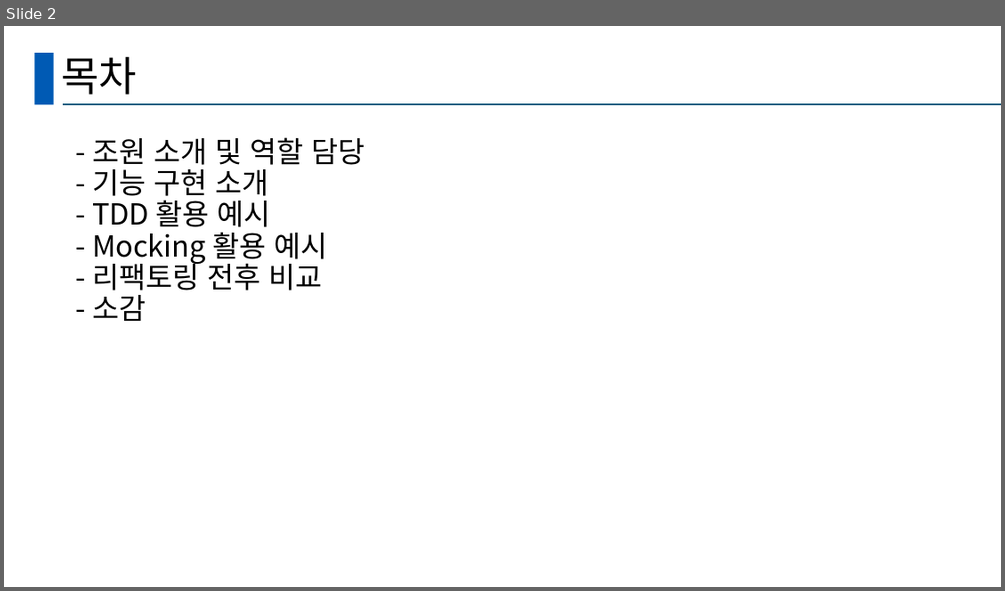
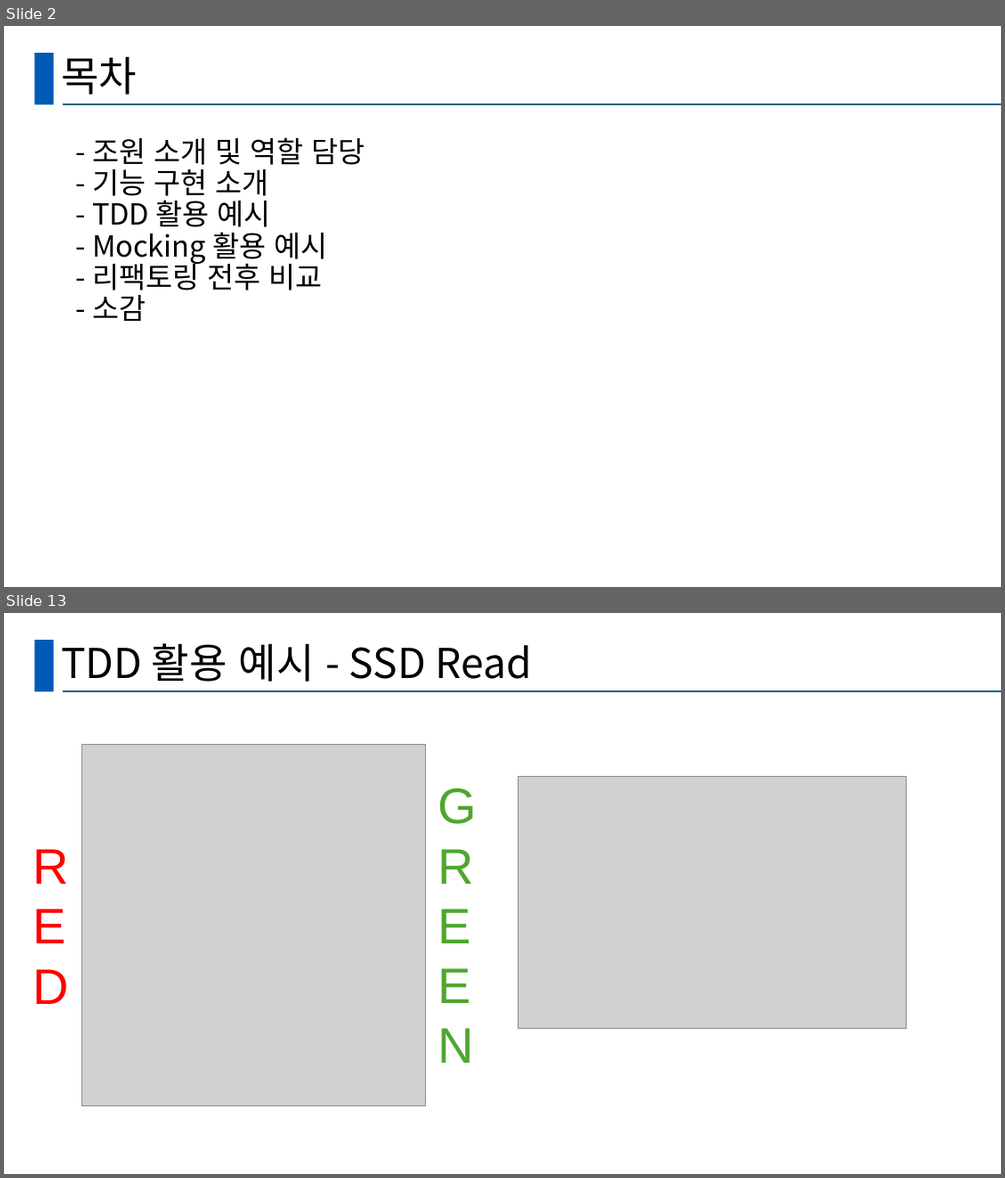
Before and after one commit to hobism3/SSD_A-Teuk, a slide deck: CRA_A-teuk.pptx. Shown one above the other, each under a label of ours: slide 2 before the commit, slides 2 and 13 after it; the slides between them are not shown. The pictures are 1005x591 and 1005x1178 pixels, drawn with LibreOffice and Linux fonts; fonts in the diff are those of the drawing; grey boxes stand for pictures. Boxes give left, top, right and bottom in pixels: in the first picture for what was removed or moved away, otherwise in the second. Text is boxed around its words. In the diff, an @@ line names an element or a change of style, - is before the commit and + after.

```diff
--- a/CRA_A-teuk.pptx
+++ b/CRA_A-teuk.pptx
@@ slide 13 added at (4, 613, 1001, 1174), background #FFFFFF; not listed: 2 template elements that a slide beside it also shows @@
@@ title added at (61, 643, 531, 682), 39.6 pt, text #000000 @@
+TDD 활용 예시 - SSD Read
@@ picture added at (81, 745, 425, 1107) @@
@@ text added at (430, 771, 486, 1080), 48 pt, text #4EA72E @@
+GREEN
@@ picture added at (518, 776, 906, 1028) @@
@@ text added at (33, 849, 69, 1004), 48 pt, text #FF0000 @@
+R
+E
+D
```
Also in this commit, not shown: 8 slides changed, 24 other slides added, 3 slides removed.
